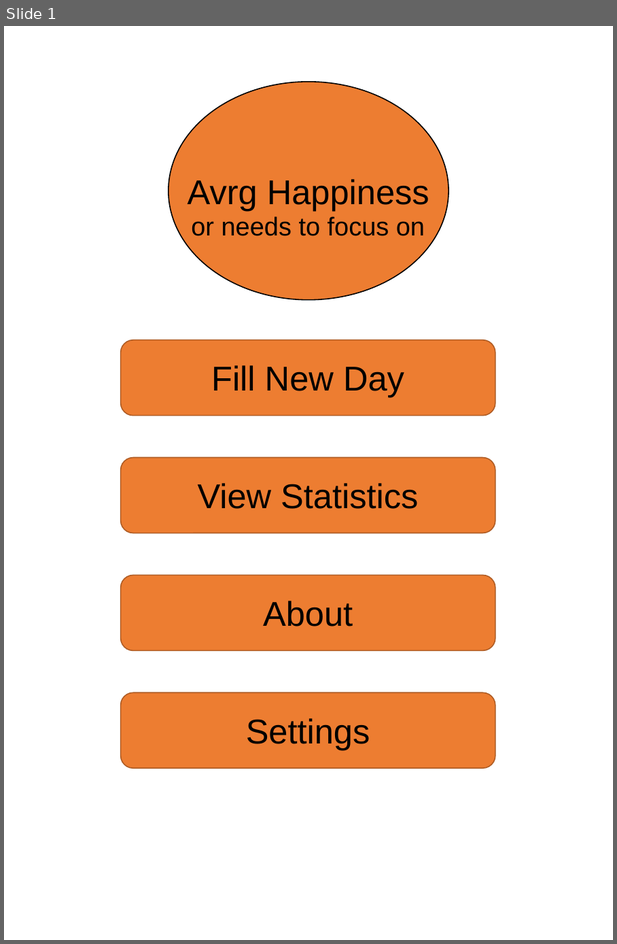
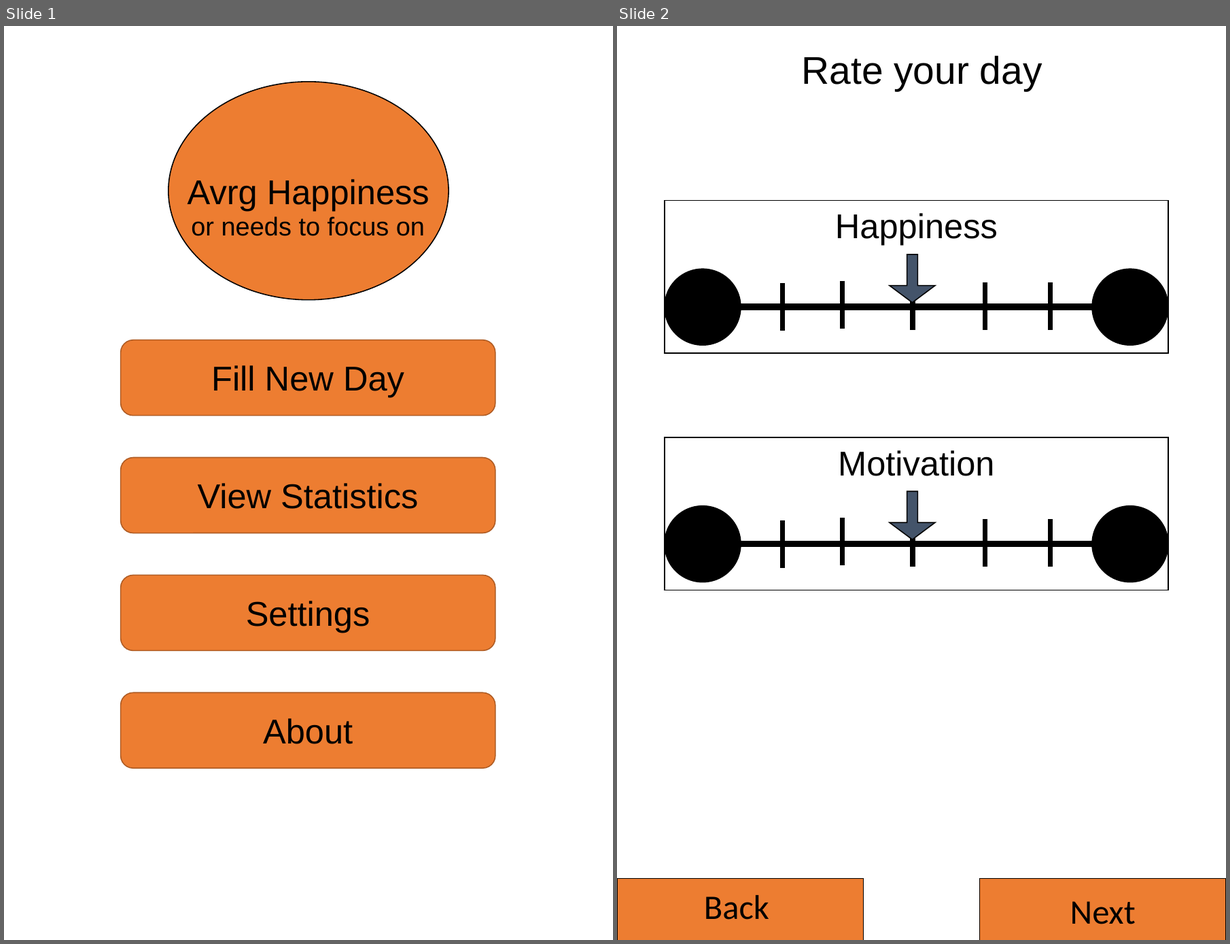
Before and after one commit to RunarReve/MoodTrackingApp, a slide deck: Documents/UI.pptx. Shown side by side, each under a label of ours: slide 1 before the commit, slides 1 and 2 after it. The pictures are 617x944 and 1230x944 pixels, drawn with LibreOffice and Linux fonts; fonts in the diff are those of the drawing. Boxes give left, top, right and bottom in pixels: in the first picture for what was removed or moved away, otherwise in the second. Text is boxed around its words. In the diff, an @@ line names an element or a change of style, - is before the commit and + after.

Commit message:
Setting up main page for application

```diff
--- a/Documents/UI.pptx
+++ b/Documents/UI.pptx
@@ slide 2 added at <box>617,26,1226,940</box>, background #FFFFFF @@
@@ text added at <box>802,55,1043,91</box>, 36 pt, text #000000 @@
+Rate your day
@@ rectangle added at <box>665,200,1169,354</box>, fill #FFFFFF, outline #000000 1 pt @@
@@ text added at <box>835,213,998,245</box>, 32 pt, text #000000 @@
+Happiness
@@ ellipse added at <box>665,269,741,345</box>, fill #000000, outline #000000 1 pt @@
@@ right arrow added at <box>890,254,935,303</box>, fill #44546A, outline #000000 1 pt @@
@@ ellipse added at <box>1092,269,1168,345</box>, fill #000000, outline #000000 1 pt @@
@@ line added from (783, 283) to (783, 331), #000000 4.5 pt @@
@@ line added from (843, 281) to (843, 329), #000000 4.5 pt @@
@@ line added from (913, 282) to (913, 330), #000000 4.5 pt @@
@@ line added from (986, 282) to (986, 330), #000000 4.5 pt @@
@@ line added from (1051, 282) to (1051, 330), #000000 4.5 pt @@
@@ line added from (741, 307) to (1092, 307), #000000 6 pt @@
@@ rectangle added at <box>665,438,1169,591</box>, fill #FFFFFF, outline #000000 1 pt @@
@@ text added at <box>838,450,994,476</box>, 32 pt, text #000000 @@
+Motivation
@@ right arrow added at <box>890,492,935,539</box>, fill #44546A, outline #000000 1 pt @@
@@ ellipse added at <box>665,506,741,582</box>, fill #000000, outline #000000 1 pt @@
@@ ellipse added at <box>1092,506,1168,582</box>, fill #000000, outline #000000 1 pt @@
@@ line added from (783, 521) to (783, 568), #000000 4.5 pt @@
@@ line added from (843, 518) to (843, 566), #000000 4.5 pt @@
@@ line added from (913, 519) to (913, 567), #000000 4.5 pt @@
@@ line added from (986, 519) to (986, 567), #000000 4.5 pt @@
@@ line added from (1051, 519) to (1051, 567), #000000 4.5 pt @@
@@ line added from (741, 544) to (1092, 544), #000000 6 pt @@
@@ rectangle added at <box>617,879,863,940</box>, fill #ED7D31, outline #000000 1 pt @@
@@ rectangle added at <box>980,879,1226,940</box>, fill #ED7D31, outline #000000 1 pt @@
@@ text added at <box>704,895,769,920</box>, 32 pt, text #000000 @@
+Back
@@ text added at <box>1071,901,1136,924</box>, 32 pt, text #000000 @@
+Next
@@ slide 1 changed as well @@
@@ text "Settings": place and size @@
-text "Settings" at <box>246,718,371,750</box>
+text "Settings" at <box>246,601,371,633</box>
@@ text "About": place and size @@
-text "About" at <box>263,601,353,626</box>
+text "About" at <box>263,718,353,744</box>
```
Also in this commit, not shown: 1 other slide changed, 3 other slides added, 3 slides removed, 2 other files.
